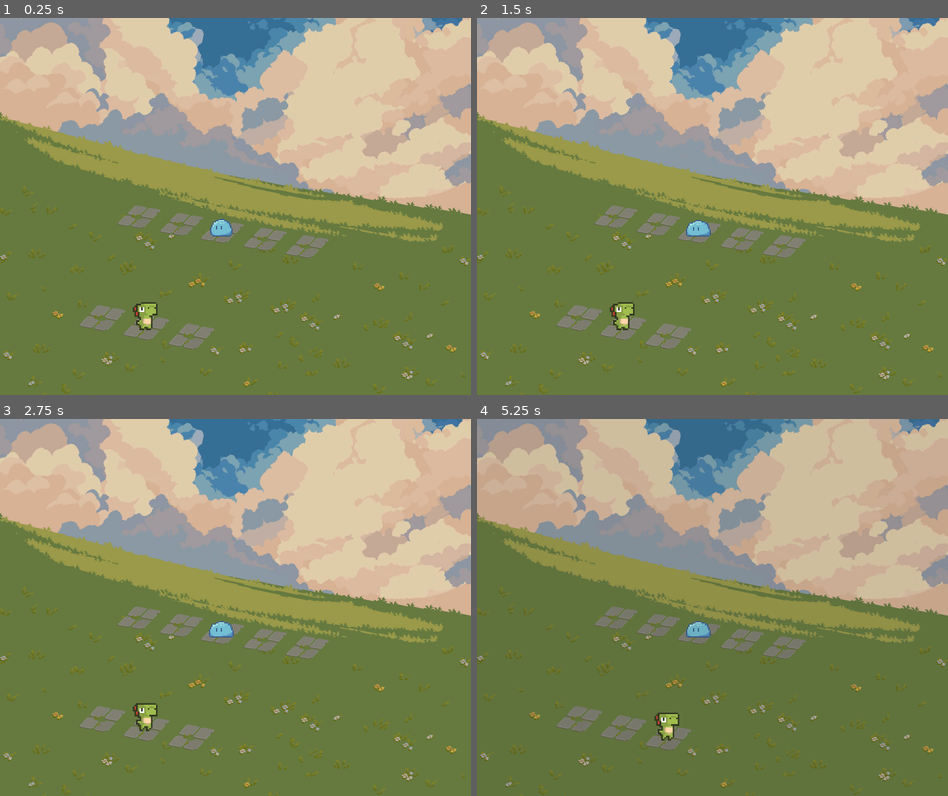
Above: before the commit, frames 1-4 (two rows, left to right).
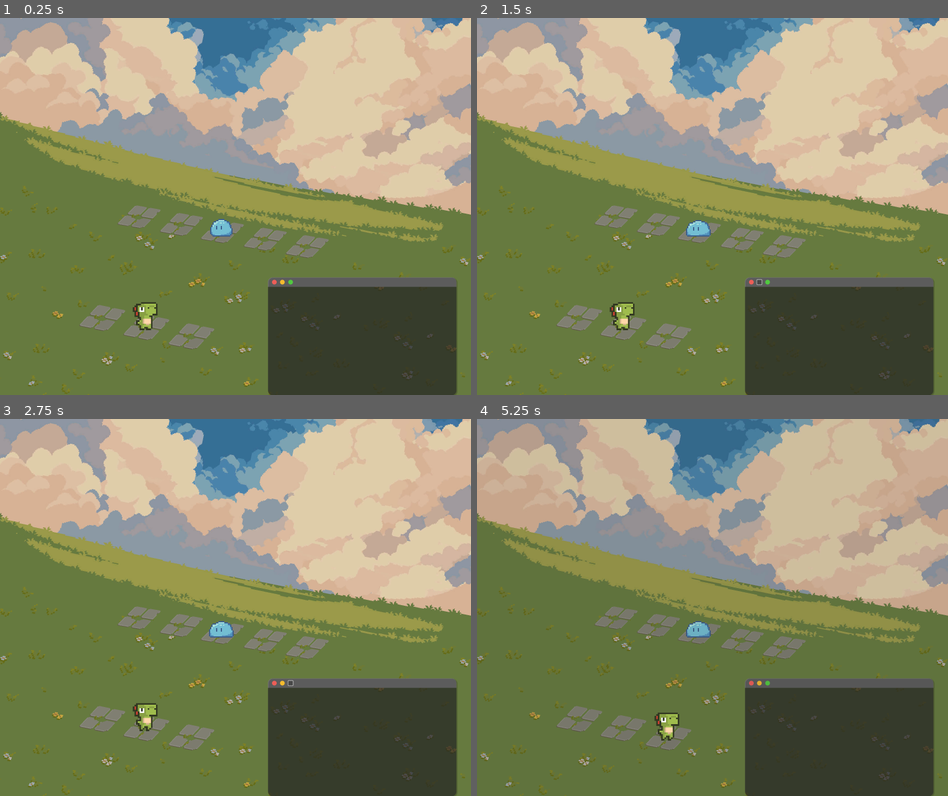
Above: after the commit, the same moments.

Repository: jromeem/puzzel
Game: Godot game, scene res://scenes/main.tscn
Same seed, same stepped clock (60 frames per second), same inputs: the game is played once before the commit and once after it.
Inputs (mouse positions are in pixels of both pictures, inside the frame that each line leads up to):
- Up to frame 1 (0.25 s): no input
- Up to frame 2 (1.5 s): click (750, 281) at 0.52 s; click (759, 281) at 1.27 s
- Up to frame 3 (2.75 s): click (292, 682) at 2.02 s
- Up to frame 4 (5.25 s): tap Enter (conjure_end) at 2.75, 5.1 s; move the mouse to (712, 588) at 2.77 s; hold Right (right) 2.78-3.5 s; tap Space (conjure) at 2.85, 4.35 s; click (712, 588) at 2.92 s; click (712, 780) at 3.52 s; type "12" at 3.6 s; click (712, 784) at 3.75 s; type "12" at 3.83 s; move the mouse to (712, 780) at 4.27 s; hold Left (left) 4.28-5.03 s; click (712, 780) at 4.42 s; move the mouse to (759, 524) at 5.02 s; hold Right (right) from 5.03 s (still down)

The runs differ from the first frame. In frame 1, 13% of the frame differs, in the area x 56-97%, y 68-100%; in frame 2, 13%; in frame 3, 13%; in frame 4, 13%.

Commit message:
adding spells assets

Diff:
--- a/project.godot
+++ b/project.godot
@@ -47,10 +47,9 @@
 , Object(InputEventJoypadMotion,"resource_local_to_scene":false,"resource_name":"","device":-1,"axis":1,"axis_value":1.0,"script":null)
 ]
 }
-conjure={
+pause={
 "deadzone": 0.5,
-"events": [Object(InputEventKey,"resource_local_to_scene":fa …(140 unchanged characters)… d":false,"keycode":0,"physical_keycode":32,"key_label":0,"unicode":32,"location":0,"echo":false,"script":null)
-, Object(InputEventJoypadMotion,"resource_local_to_scene":false,"resource_name":"","device":-1,"axis":5,"axis_value":1.0,"script":null)
+"events": [Object(InputEventKey,"resource_local_to_scene":fa …(140 unchanged characters)… d":false,"keycode":0,"physical_keycode":4194305,"key_label":0,"unicode":0,"location":0,"echo":false,"script":null)
 ]
 }
 conjure_end={
@@ -66,6 +65,11 @@
 , Object(InputEventJoypadButton,"resource_local_to_scene":false,"resource_name":"","device":-1,"button_index":0,"pressure":0.0,"pressed":true,"script":null)
 ]
 }
+conjure={
+"deadzone": 0.5,
+"events": [Object(InputEventKey,"resource_local_to_scene":false,"resource_name":"","device":-1,"window_id":0,"alt_pressed":false,"shift_pressed":false,"ctrl_pressed":false,"meta_pressed":false,"pressed":false,"keycode":0,"physical_keycode":32,"key_label":0,"unicode":32,"location":0,"echo":false,"script":null)
+]
+}
 
 [rendering]
 
--- a/scenes/main.tscn
+++ b/scenes/main.tscn
@@ -6,7 +6,44 @@
 [ext_resource type="PackedScene" uid="uid://dngih7bngted0" path="res://entities/slime/slime.tscn" id="3_7stg1"]
 [ext_resource type="PackedScene" uid="uid://c6alqwa1p5xjd" path="res://ui/ui.tscn" id="4_oyxyp"]
 
+[sub_resource type="StyleBoxFlat" id="StyleBoxFlat_bjmnt"]
+bg_color = Color(0.933333, 0.933333, 0.933333, 1)
+corner_radius_top_left = 20
+corner_radius_top_right = 20
+
+[sub_resource type="StyleBoxFlat" id="StyleBoxFlat_onjpr"]
+bg_color = Color(0.156863, 0.156863, 0.156863, 0.654902)
+corner_radius_top_left = 20
+corner_radius_top_right = 20
+corner_radius_bottom_right = 20
+corner_radius_bottom_left = 20
+shadow_color = Color(0, 0, 0, 0.2)
+shadow_size = 3
+shadow_offset = Vector2(3, 3)
+
+[sub_resource type="StyleBoxFlat" id="StyleBoxFlat_q6t7f"]
+bg_color = Color(0.929412, 0.368627, 0.341176, 1)
+corner_radius_top_left = 10
+corner_radius_top_right = 10
+corner_radius_bottom_right = 10
+corner_radius_bottom_left = 10
+
+[sub_resource type="StyleBoxFlat" id="StyleBoxFlat_7ywkd"]
+bg_color = Color(0.956863, 0.733333, 0.180392, 1)
+corner_radius_top_left = 10
+corner_radius_top_right = 10
+corner_radius_bottom_right = 10
+corner_radius_bottom_left = 10
+
+[sub_resource type="StyleBoxFlat" id="StyleBoxFlat_ejc07"]
+bg_color = Color(0.317647, 0.788235, 0.25098, 1)
+corner_radius_top_left = 10
+corner_radius_top_right = 10
+corner_radius_bottom_right = 10
+corner_radius_bottom_left = 10
+
 [node name="Main" type="Node2D"]
+position = Vector2(17, 7)
 script = ExtResource("1_0s5f5")
 
 [node name="Level" parent="." instance=ExtResource("1_ksyq6")]
@@ -16,6 +53,58 @@
 
 [node name="UI" parent="." instance=ExtResource("4_oyxyp")]
 z_index = 1
+
+[node name="TyperUI" type="Control" parent="."]
+layout_mode = 3
+anchors_preset = 0
+offset_right = 40.0
+offset_bottom = 40.0
+
+[node name="Panel2" type="Panel" parent="TyperUI"]
+custom_minimum_size = Vector2(800, 20)
+layout_mode = 0
+offset_left = 144.0
+offset_top = 376.0
+offset_right = 944.0
+offset_bottom = 416.0
+theme_override_styles/panel = SubResource("StyleBoxFlat_bjmnt")
+
+[node name="Panel" type="Panel" parent="TyperUI"]
+custom_minimum_size = Vector2(800, 500)
+layout_mode = 0
+offset_left = 144.0
+offset_top = 376.0
+offset_right = 844.0
+offset_bottom = 876.0
+theme_override_styles/panel = SubResource("StyleBoxFlat_onjpr")
+
+[node name="HBoxContainer" type="HBoxContainer" parent="TyperUI"]
+layout_mode = 0
+offset_left = 156.0
+offset_top = 376.0
+offset_right = 256.0
+offset_bottom = 416.0
+
+[node name="Button" type="Button" parent="TyperUI/HBoxContainer"]
+custom_minimum_size = Vector2(20, 20)
+layout_mode = 2
+size_flags_horizontal = 6
+size_flags_vertical = 4
+theme_override_styles/normal = SubResource("StyleBoxFlat_q6t7f")
+
+[node name="Button2" type="Button" parent="TyperUI/HBoxContainer"]
+custom_minimum_size = Vector2(20, 20)
+layout_mode = 2
+size_flags_horizontal = 6
+size_flags_vertical = 4
+theme_override_styles/normal = SubResource("StyleBoxFlat_7ywkd")
+
+[node name="Button3" type="Button" parent="TyperUI/HBoxContainer"]
+custom_minimum_size = Vector2(20, 20)
+layout_mode = 2
+size_flags_horizontal = 6
+size_flags_vertical = 4
+theme_override_styles/normal = SubResource("StyleBoxFlat_ejc07")
 
 [node name="Dino" parent="." instance=ExtResource("1_skgvb")]
 z_index = 2
--- a/ui/ui.tscn
+++ b/ui/ui.tscn
@@ -234,9 +234,9 @@
 custom_minimum_size = Vector2(1300, 85)
 layout_mode = 0
 offset_left = 344.0
-offset_top = 1463.0
+offset_top = 1663.0
 offset_right = 1659.0
-offset_bottom = 1645.0
+offset_bottom = 1845.0
 mouse_filter = 2
 theme_override_styles/normal = SubResource("StyleBoxFlat_1iix8")
 context_menu_enabled = false
@@ -252,9 +252,9 @@
 custom_minimum_size = Vector2(1968, 1500)
 layout_mode = 0
 offset_left = 16.0
-offset_top = -14.0
+offset_top = 186.0
 offset_right = 1984.0
-offset_bottom = 1636.0
+offset_bottom = 1836.0
 alignment = 2
 
 [node name="LineEdit" type="LineEdit" parent="VBoxContainer"]
Binary file added: assets/5Recieptprint.ttf
Not shown, added: assets/5Recieptprint.ttf.import
Not shown: 1 places in scenes/main.tscn that only renumber resources
